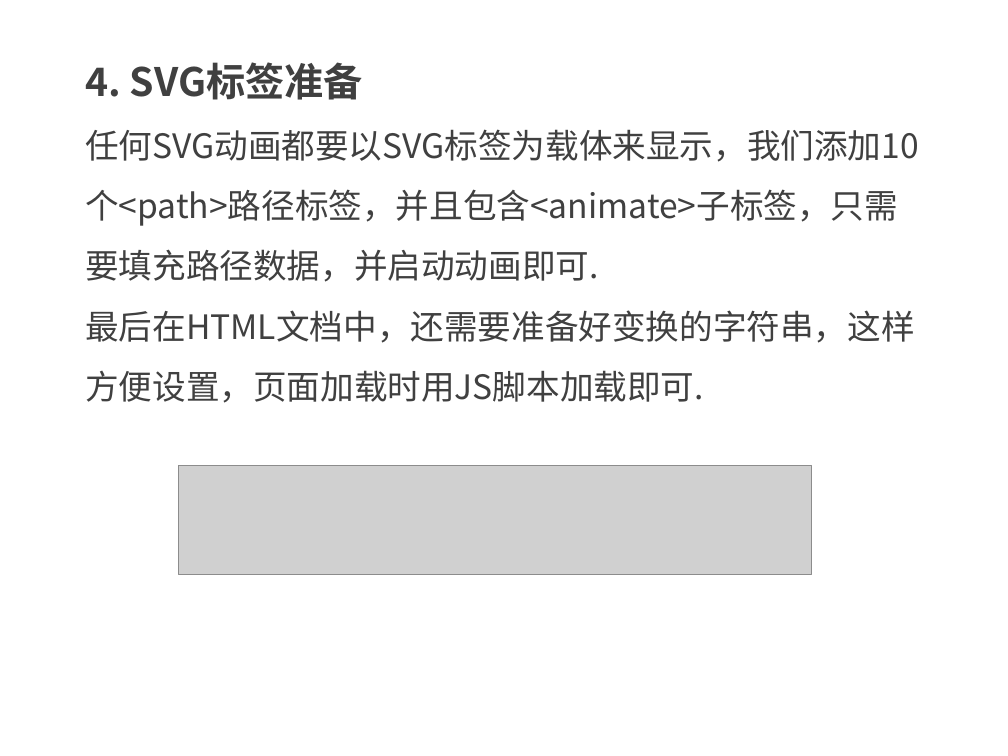
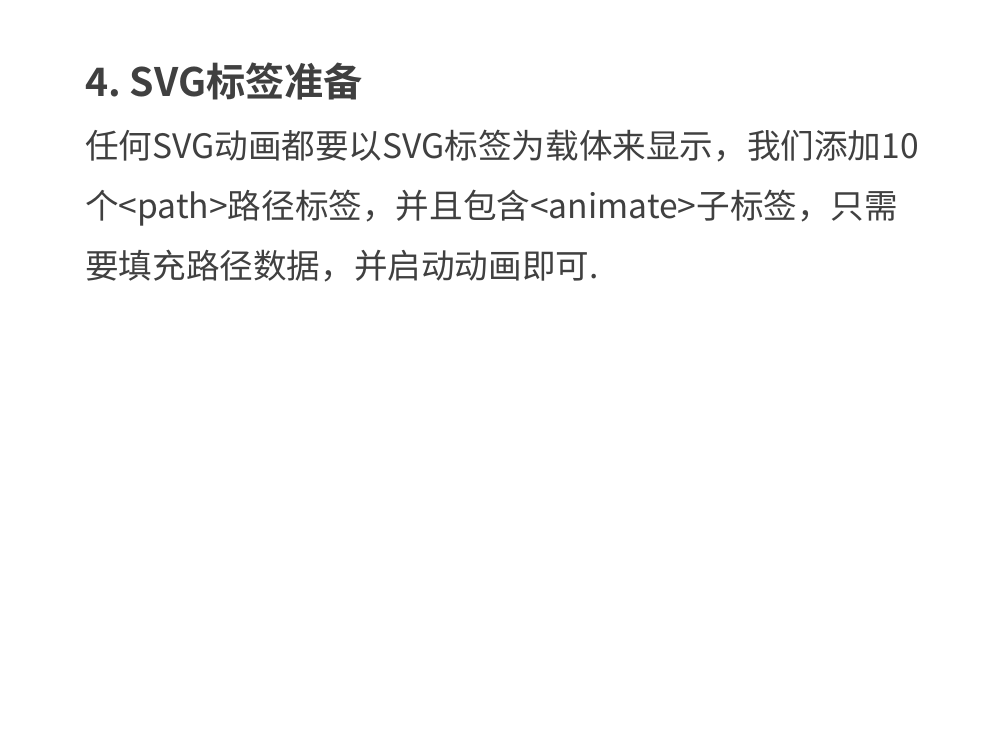
Before and after one commit to kong66/webAni, a slide deck: slide 9 of 21-svg-transform/21.pptx. Drawn at 1008x756 pixels with LibreOffice and Linux fonts; fonts in the diff are those of the drawing; grey boxes stand for pictures. Boxes give left, top, right and bottom in pixels: in the first picture for what was removed or moved away, otherwise in the second. Text is boxed around its words. In the diff, an @@ line names an element or a change of style, - is before the commit and + after.

```diff
--- a/21-svg-transform/21.pptx
+++ b/21-svg-transform/21.pptx
@@ text at (x1=85, y1=310, x2=914, y2=403): paragraph removed @@
-最后在HTML文档中，还需要准备好变换的字符串，这样方便设置，页面加载时用JS脚本加载即可.
@@ picture removed at (x1=178, y1=466, x2=811, y2=575) @@
```
Also in this commit, not shown: 9 other slides changed, 11 slides added, 3 slides removed, 3 other files.
